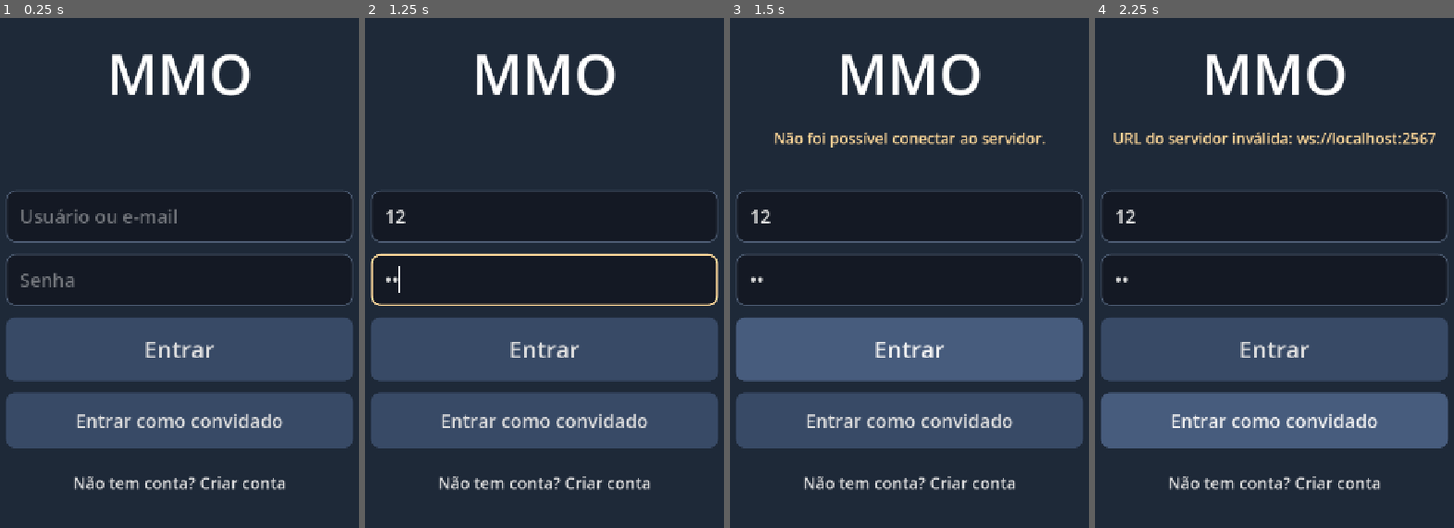
Above: before the commit, frames 1-4 (left to right).
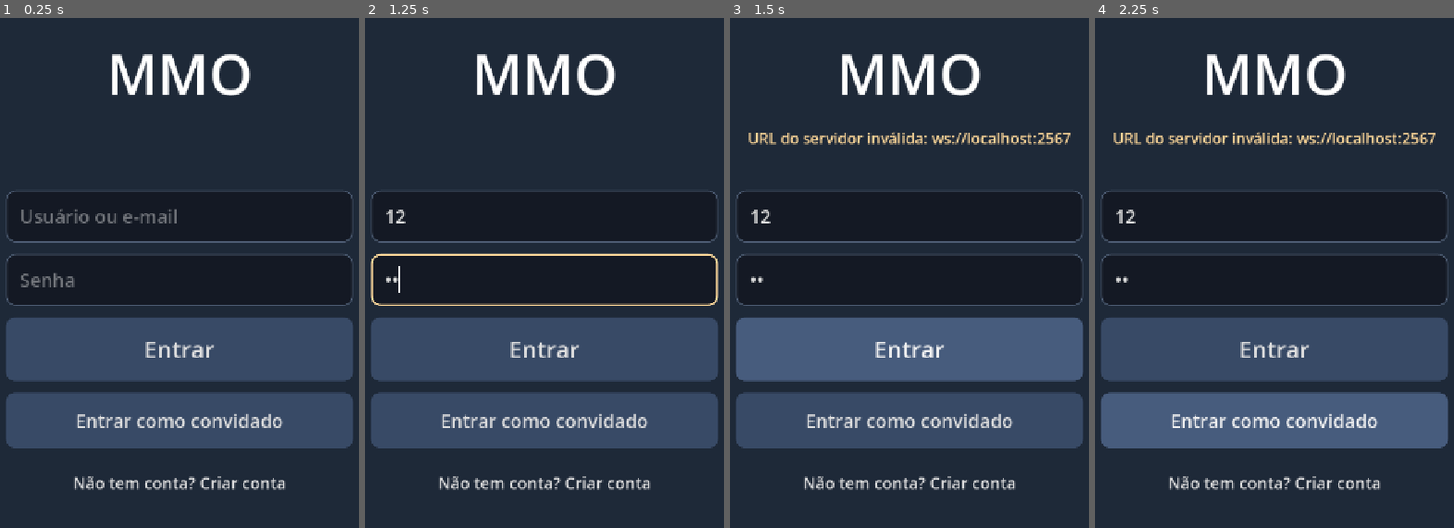
Above: after the commit, the same moments.

Repository: gabrihhh/mmo-client
Game: Godot game, scene res://scenes/world/zone_1.tscn
Same seed, same stepped clock (60 frames per second), same inputs: the game is played once before the commit and once after it. This scene is started directly instead of the project's main scene.
Inputs (mouse positions are in pixels of both pictures, inside the frame that each line leads up to):
- Up to frame 1 (0.25 s): no input
- Up to frame 2 (1.25 s): click (544, 216) at 0.52 s; type "12" at 0.6 s; click (544, 278) at 0.75 s; type "12" at 0.83 s
- Up to frame 3 (1.5 s): click "Entrar" at 1.25 s
- Up to frame 4 (2.25 s): click "Entrar como convidado" at 2 s

Frames 1-2 are identical in both runs. In frame 3, 1.3% of the frame differs, in the area x 5-95%, y 22-26%; in frame 4, nothing differs.

Commit message:
Menu: botão "Sair da conta" direto no Menu (saiu de Configuração)
Co-Authored-By: Claude Opus 5.5 <noreply@anthropic.com>
Claude-Session: https://claude.ai/code/session_019qfv3fu7yWigEMnrDFxmHj

Diff:
--- a/scenes/ui/hud.tscn
+++ b/scenes/ui/hud.tscn
@@ -246,6 +246,13 @@
 theme_override_font_sizes/font_size = 34
 text = "Configuração"
 
+[node name="LogoutButton" type="Button" parent="Root/MenuPanel/VBox"]
+unique_name_in_owner = true
+custom_minimum_size = Vector2(0, 96)
+layout_mode = 2
+theme_override_font_sizes/font_size = 34
+text = "Sair da conta"
+
 [node name="CloseMenuButton" type="Button" parent="Root/MenuPanel/VBox"]
 unique_name_in_owner = true
 custom_minimum_size = Vector2(0, 96)
@@ -344,13 +351,6 @@
 text = "Configuração"
 horizontal_alignment = 1
 
-[node name="LogoutButton" type="Button" parent="Root/SettingsPanel/VBox"]
-unique_name_in_owner = true
-custom_minimum_size = Vector2(0, 96)
-layout_mode = 2
-theme_override_font_sizes/font_size = 34
-text = "Sair da conta"
-
 [node name="SettingsBackButton" type="Button" parent="Root/SettingsPanel/VBox"]
 unique_name_in_owner = true
 custom_minimum_size = Vector2(0, 96)
--- a/scripts/ui/hud.gd
+++ b/scripts/ui/hud.gd
@@ -1,11 +1,11 @@
 class_name Hud
 extends CanvasLayer
 ## HUD do jogo em retrato ([CLI-08]): vida/mana no topo, 6 cartas acima do joystick, ataque simples no
-## canto inferior esquerdo e menu no direito (Inventário e Configuração, com o "Sair").
+## canto inferior esquerdo e menu no direito (Inventário, Configuração e "Sair da conta").
 ##
 ## Só mostra e repassa toques: quem decide o que fazer com ataque/cartas é o [CombatController].
 
-## O jogador pediu para sair da conta (botão em Configuração).
+## O jogador pediu para sair da conta (botão "Sair da conta" no Menu).
 signal logout_requested
 ## Tocou num item da mochila: vestir ([param uid]).
 signal equip_requested(uid: String)
--- a/scripts/world/zone.gd
+++ b/scripts/world/zone.gd
@@ -169,7 +169,7 @@
 	_back_to_login()
 
 
-## "Sair da conta" (menu > Configuração): encerra a sessão; a queda da conexão traz de volta ao login.
+## "Sair da conta" (Menu): encerra a sessão; a queda da conexão traz de volta ao login.
 func _on_logout_requested() -> void:
 	Network.instance.logout()
 
